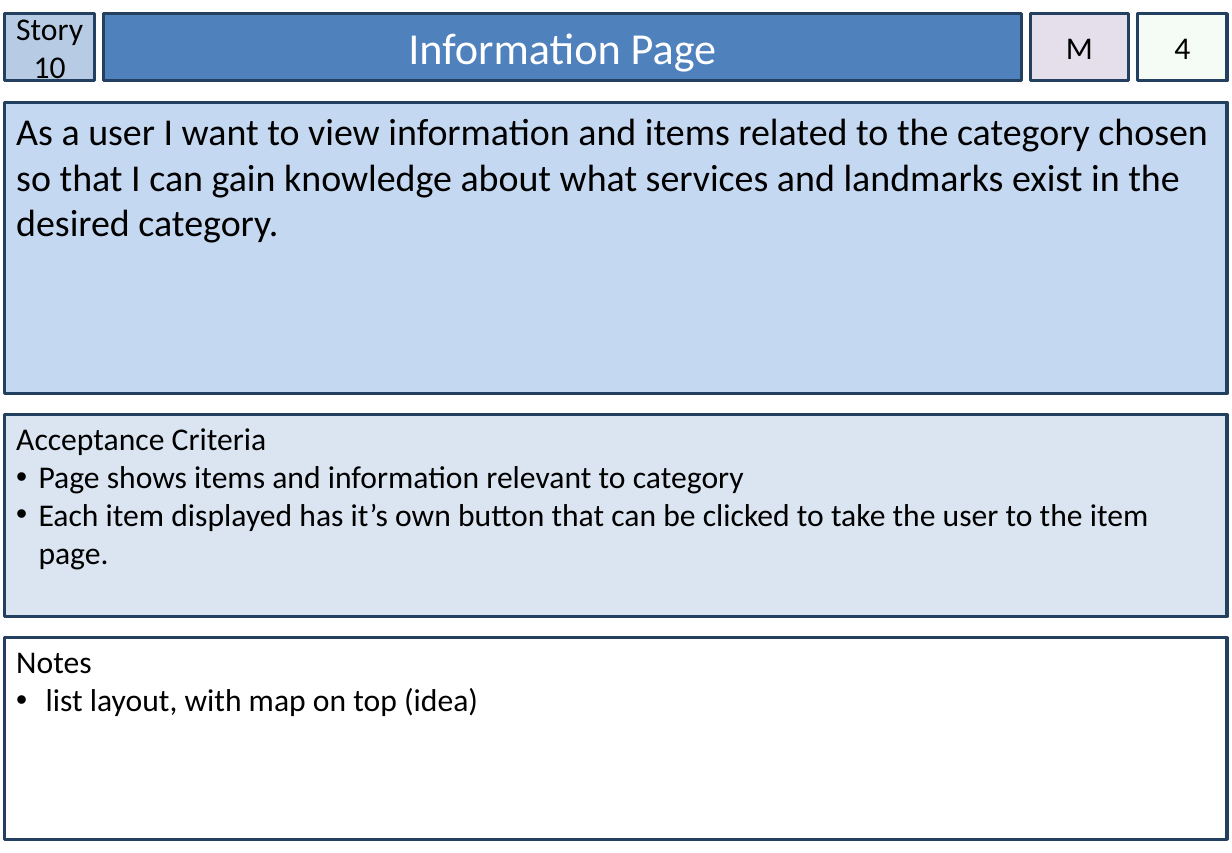
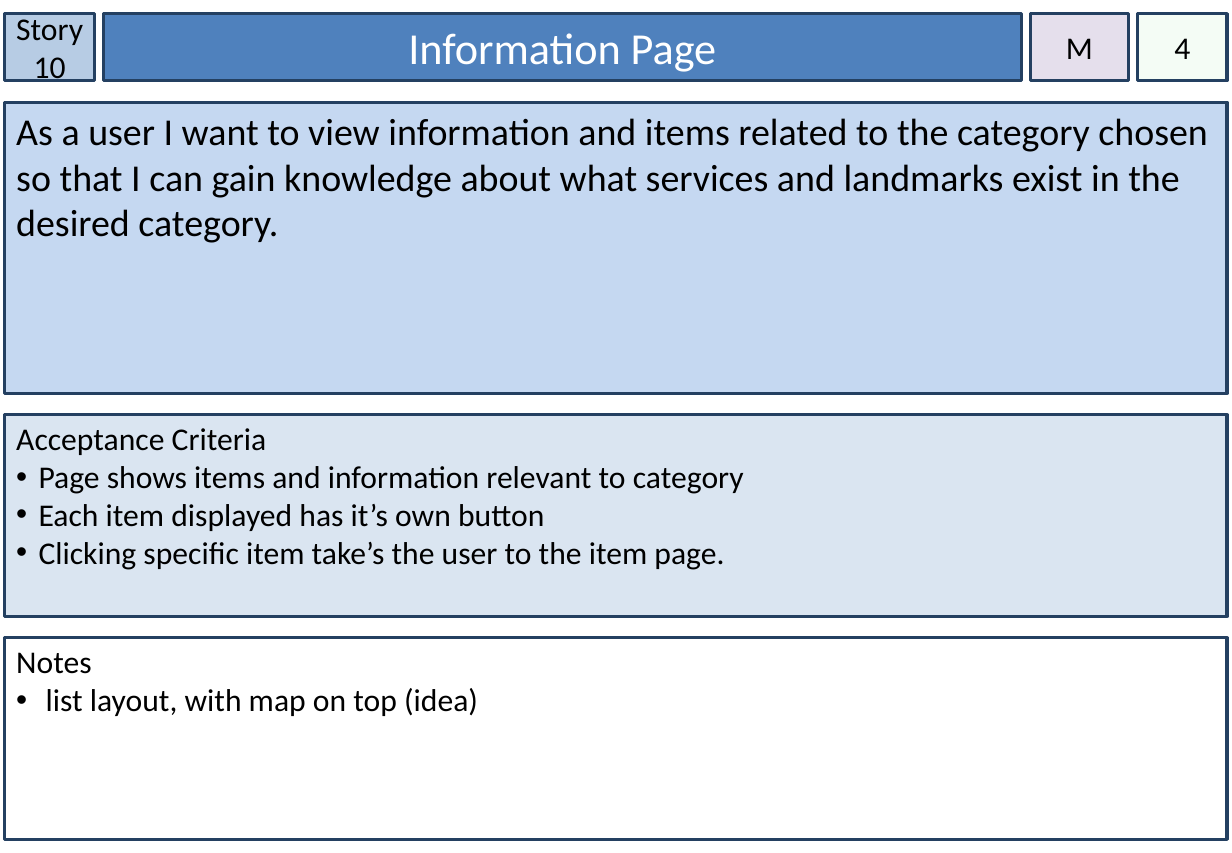
Before and after one commit to NickIsReady/Group-68-Web-System, a slide deck: slide 11 of Group 68 Story Cards.pptx. Drawn at 1232x853 pixels with LibreOffice and Linux fonts; fonts in the diff are those of the drawing. Boxes give left, top, right and bottom in pixels: in the first picture for what was removed or moved away, otherwise in the second. Text is boxed around its words. In the diff, an @@ line names an element or a change of style, - is before the commit and + after.

Commit message:
Updated User Stories, Updated Burndown Charts

```diff
--- a/Group 68 Story Cards.pptx
+++ b/Group 68 Story Cards.pptx
@@ text in rectangle at <box>39,504,724,570</box>: text changed @@
-• Each item displayed has it’s own button that can be clicked to take the user to the item page.
+• Each item displayed has it’s own button
+• Clicking specific item take’s the user to the item page.
```
Also in this commit, not shown: 17 other slides changed, 12 slides added, 1 other file.
